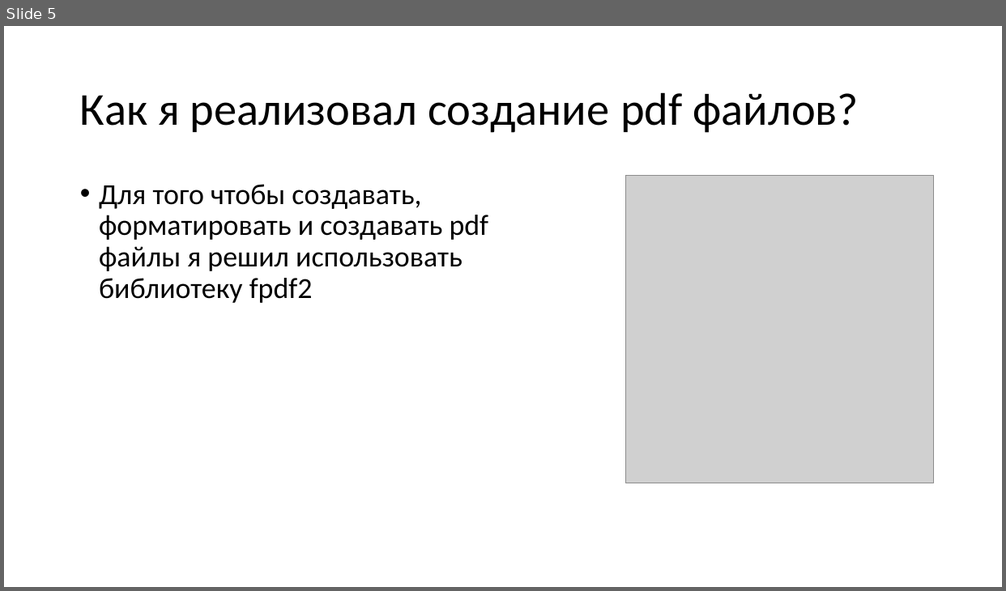
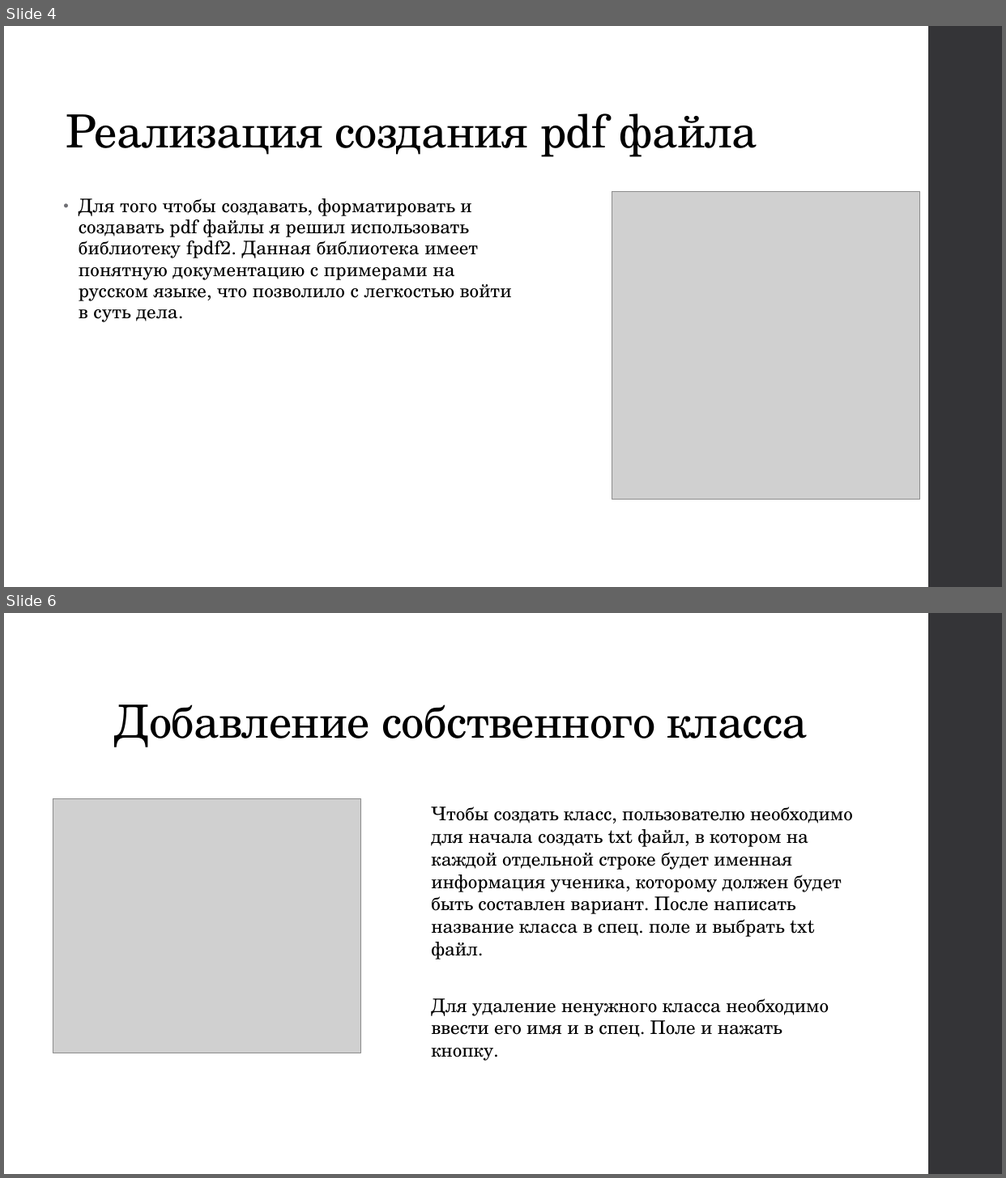
Before and after one commit to Roplik/CBC, a slide deck: python_project.pptx. Shown one above the other, each under a label of ours: slide 5 before the commit, slides 4 and 6 after it; the slides between them are not shown. The pictures are 1006x591 and 1006x1178 pixels, drawn with LibreOffice and Linux fonts; fonts in the diff are those of the drawing; grey boxes stand for pictures. Boxes give left, top, right and bottom in pixels: in the first picture for what was removed or moved away, otherwise in the second. Text is boxed around its words. In the diff, an @@ line names an element or a change of style, - is before the commit and + after.

```diff
--- a/python_project.pptx
+++ b/python_project.pptx
@@ slide 6 added at (x1=4, y1=613, x2=1002, y2=1174), background #FFFFFF; not listed: 1 template element that a slide beside it also shows @@
@@ title added at (x1=115, y1=705, x2=808, y2=747), 44 pt, text #000000 @@
+Добавление собственного класса
@@ picture added at (x1=53, y1=798, x2=362, y2=1053) @@
@@ text added at (x1=431, y1=807, x2=853, y2=960), 18 pt, text #000000 @@
+Чтобы создать класс, пользователю необходимо для начала создать txt файл, в котором на каждой отдельной строке будет именная информация ученика, которому должен будет быть составлен вариант. После написать название класса в спец. поле и выбрать txt файл.
@@ text added at (x1=431, y1=999, x2=829, y2=1061), 18 pt, text #000000 @@
+Для удаление ненужного класса необходимо ввести его имя и в спец. Поле и нажать кнопку.
@@ what was slide 5 is now slide 4 @@
@@ slide 4 changed as well @@
@@ rectangle added at (x1=928, y1=26, x2=1002, y2=587), fill #353537 @@
@@ title "Реализация создания pdf файла" at (x1=66, y1=113, x2=758, y2=157): vertical alignment middle to bottom @@
@@ title at (x1=66, y1=113, x2=758, y2=157): text changed; font Calibri to TeX Gyre Schola @@
-Как я реализовал создание pdf файлов?
+Реализация создания pdf файла
@@ picture moved from (x1=626, y1=176, x2=934, y2=484) to (x1=612, y1=191, x2=920, y2=499) @@
@@ text at (x1=79, y1=199, x2=512, y2=322): text changed; size 28 to 18 pt; font Calibri to TeX Gyre Schola @@
-• Для того чтобы создавать, форматировать и создавать pdf файлы я решил использовать библиотеку fpdf2
+• Для того чтобы создавать, форматировать и создавать pdf файлы я решил использовать библиотеку fpdf2. Данная библиотека имеет понятную документацию с примерами на русском языке, что позволило с легкостью войти в суть дела.
```
Also in this commit, not shown: 3 other slides changed, 4 other slides added, 4 slides removed.
